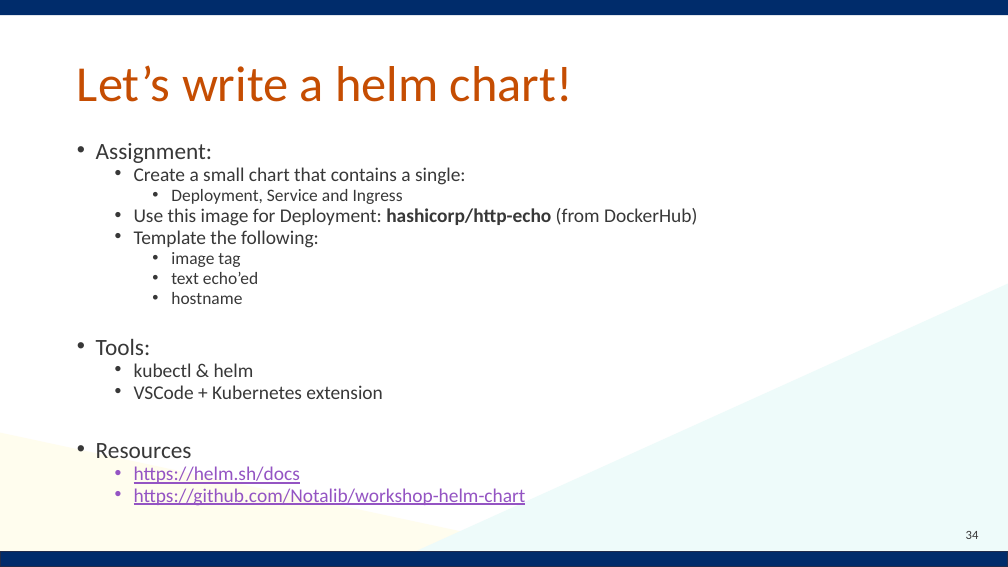
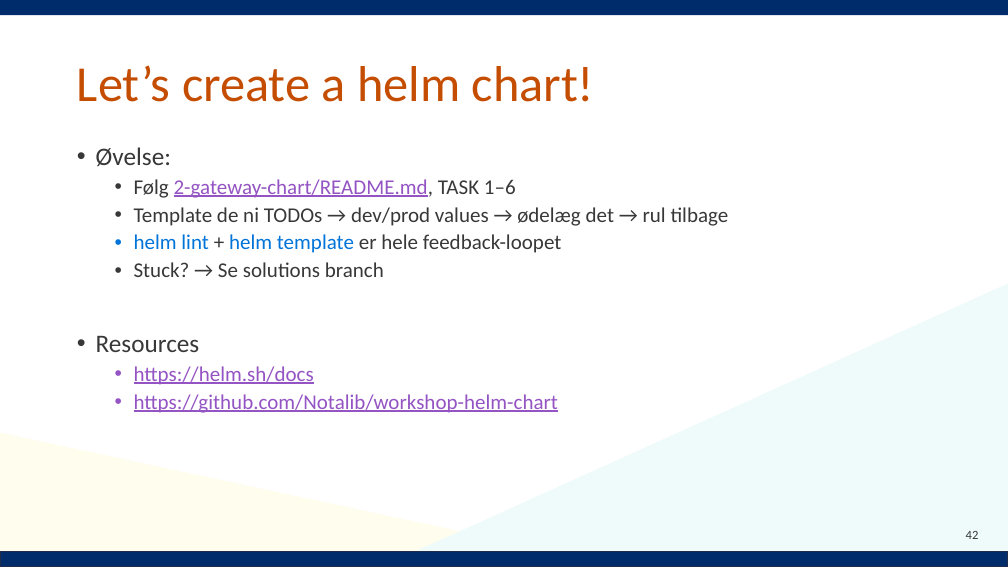
Before and after one commit to Notalib/workshop-helm-charts, a slide deck: slide 42 of Kubernetes_workshop_helm_chart.pptx (slide 34 before the commit). Drawn at 1008x567 pixels with LibreOffice and Linux fonts; fonts in the diff are those of the drawing; background and template pictures are left out. Boxes give left, top, right and bottom in pixels: in the first picture for what was removed or moved away, otherwise in the second. Text is boxed around its words. In the diff, an @@ line names an element or a change of style, - is before the commit and + after.

```diff
--- a/Kubernetes_workshop_helm_chart.pptx
+++ b/Kubernetes_workshop_helm_chart.pptx
@@ title at (77,65,595,102): text changed @@
-Let’s write a helm chart!
+Let’s create a helm chart!
@@ text at (96,147,729,277): text changed; size 18.5 to 20 pt @@
-• Assignment:
-  • Create a small chart that contains a single:
-    • Deployment, Service and Ingress
-  • Use this image for Deployment: hashicorp/http-echo (from DockerHub)
-  • Template the following:
-    • image tag
-    • text echo’ed
-    • hostname
-• Tools:
-  • kubectl & helm
-  • VSCode + Kubernetes extension
+• Øvelse:
+  • Følg 2-gateway-chart/README.md, TASK 1–6
+  • Template de ni TODOs → dev/prod values → ødelæg det → rul tilbage
+  • helm lint + helm template er hele feedback-loopet
+  • Stuck? → Se solutions branch
@@ text at (96,336,558,413): size 22.2 to 24 pt in "Resources"; size 18.5 to 20 pt in "https://helm.sh/docs", "https://github.com/Notalib/workshop-helm-chart"; line spacing 0.7 to 0.9 @@
@@ page number at (966,531,979,539): text changed @@
-34
+42
```
Also in this commit, not shown: 28 other slides changed, 30 slides added, 4 slides removed, 15 other files.
